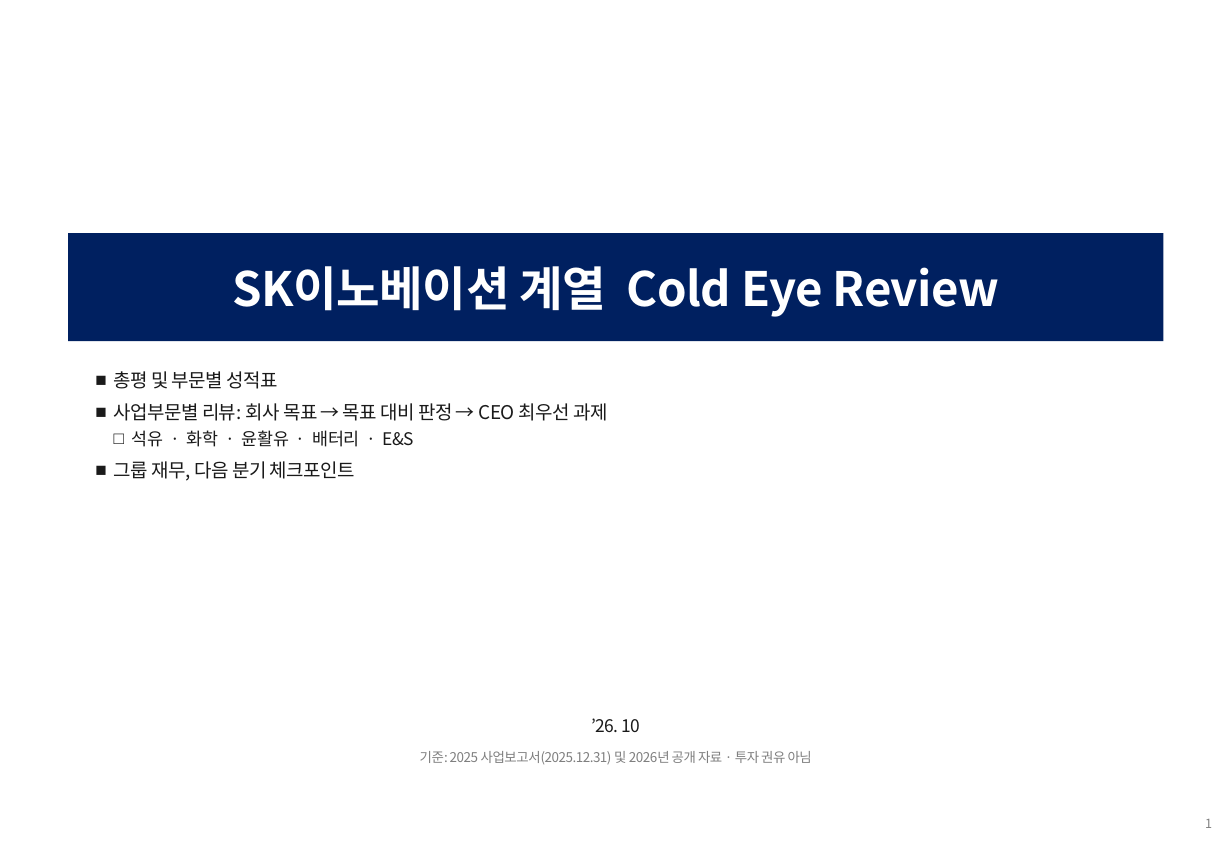
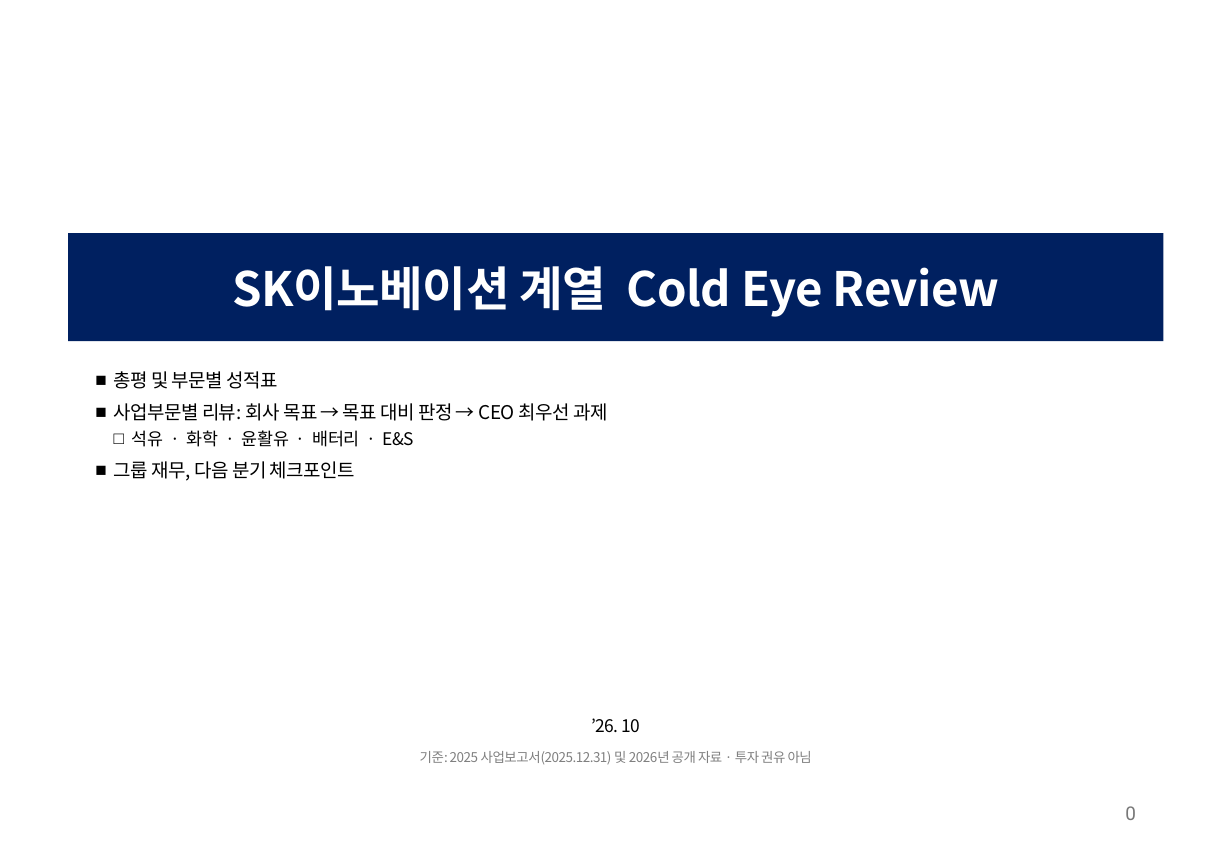
Before and after one commit to seokwon89/SKMS-TF, a slide deck: slide 1 of research/headcount/ppt/SKI계열_Cold_Eye_Review.pptx. Drawn at 1232x853 pixels with LibreOffice and Linux fonts; fonts in the diff are those of the drawing. Boxes give left, top, right and bottom in pixels: in the first picture for what was removed or moved away, otherwise in the second. Text is boxed around its words. In the diff, an @@ line names an element or a change of style, - is before the commit and + after.

```diff
--- a/research/headcount/ppt/SKI계열_Cold_Eye_Review.pptx
+++ b/research/headcount/ppt/SKI계열_Cold_Eye_Review.pptx
@@ text "총평 및 부문별 성적표" at box(114, 371, 607, 481): text colour #1A1A1A to #000000 @@
@@ text "’26. 10" at box(591, 718, 641, 732): text colour #1A1A1A to #000000 @@
@@ page number added at box(1125, 806, 1136, 820), 12 pt, text #797979 @@
+0
@@ text removed at box(1205, 819, 1212, 828) @@
-1
```
Also in this commit, not shown: 12 other slides changed, 2 other files.
